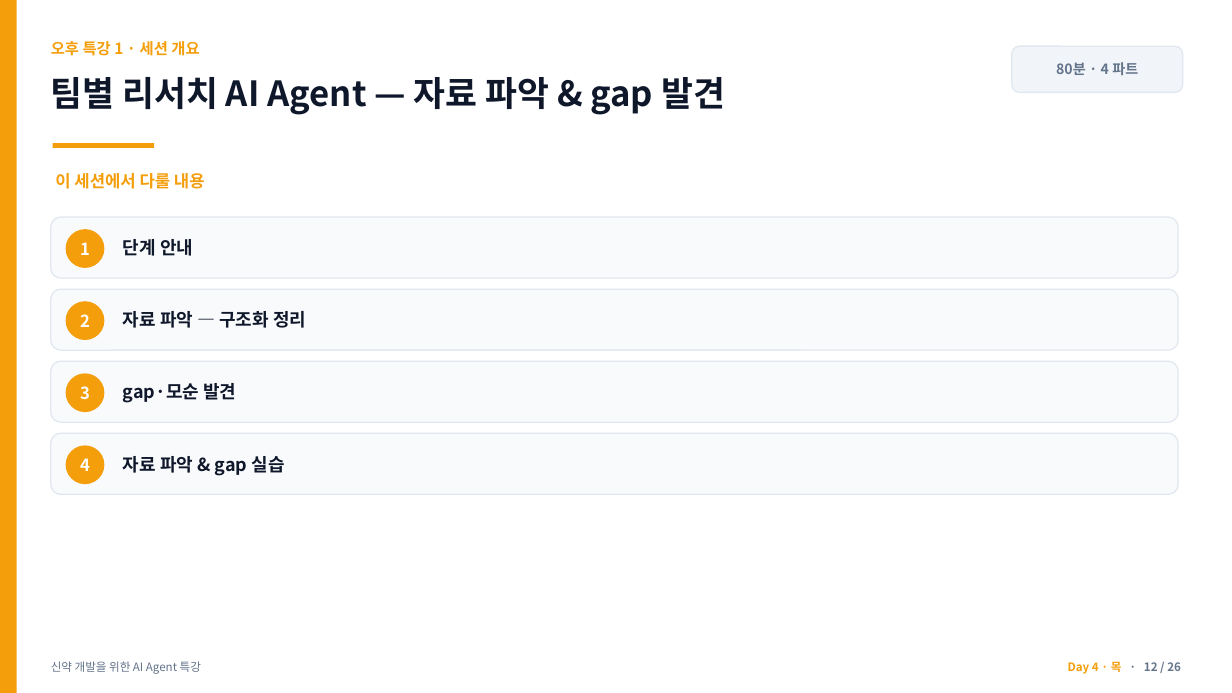
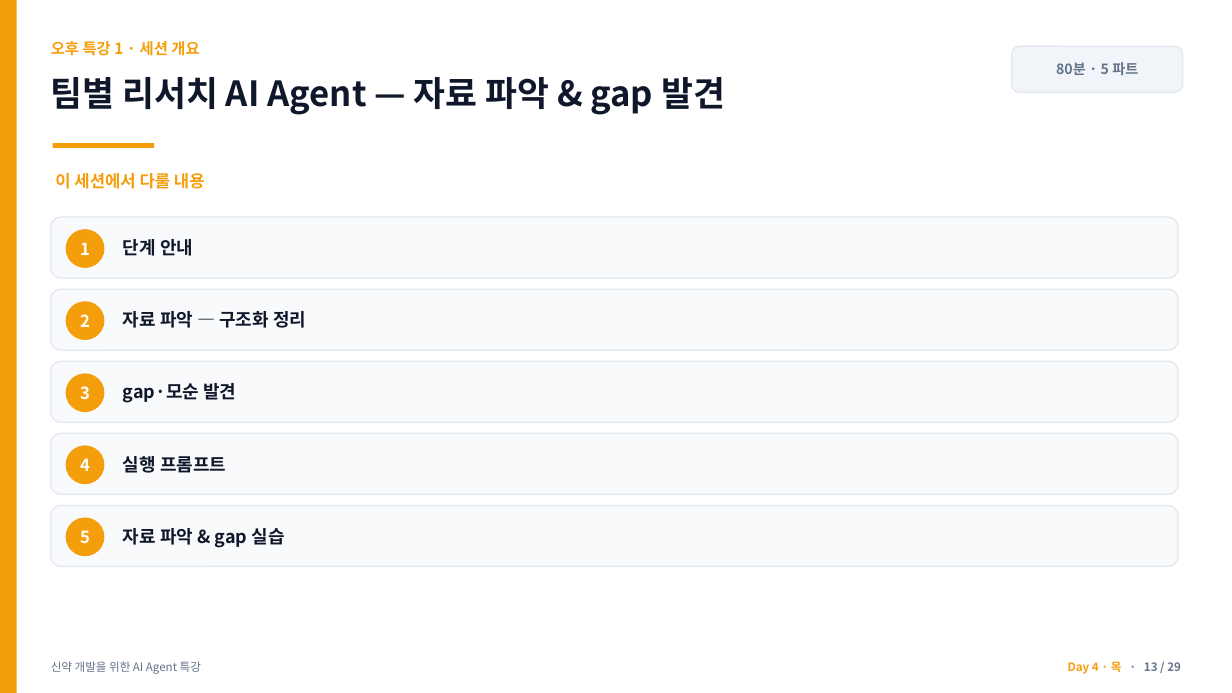
Before and after one commit to jyshin-22/wku-ai-agent-program, a slide deck: slide 13 of slides/day4.pptx (slide 12 before the commit). Drawn at 1232x693 pixels with LibreOffice and Linux fonts; fonts in the diff are those of the drawing. Boxes give left, top, right and bottom in pixels: in the first picture for what was removed or moved away, otherwise in the second. Text is boxed around its words. In the diff, an @@ line names an element or a change of style, - is before the commit and + after.

```diff
--- a/slides/day4.pptx
+++ b/slides/day4.pptx
@@ text at <box>1056,62,1138,75</box>: text changed @@
-80분 · 4 파트
+80분 · 5 파트
@@ text added at <box>123,456,226,473</box>, 14 pt, text #0F172A, bold @@
+실행 프롬프트
@@ rounded rectangle added at <box>51,506,1178,567</box>, fill #F8FAFC, outline #E2E8F0 1 pt @@
@@ text "자료 파악 & gap 실습": place and size @@
-text "자료 파악 & gap 실습" at <box>123,456,285,476</box>
+text "자료 파악 & gap 실습" at <box>123,528,285,548</box>
@@ ellipse added at <box>66,518,104,556</box>, fill #F59E0B @@
@@ text added at <box>80,530,90,544</box>, 13 pt, text #FFFFFF, bold @@
+5
@@ text at <box>1068,661,1181,674</box>: text changed @@
-Day 4 · 목 · 12 / 26
+Day 4 · 목 · 13 / 29
```
Also in this commit, not shown: 25 other slides changed, 3 slides added, 6 other files.
